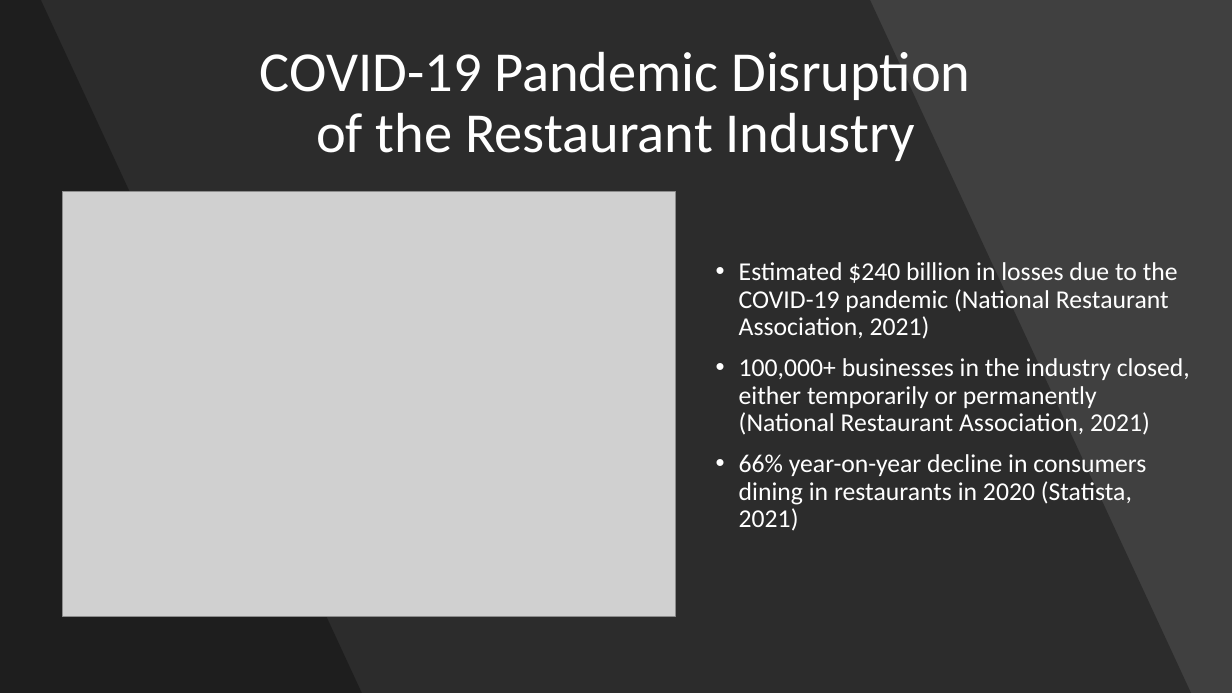
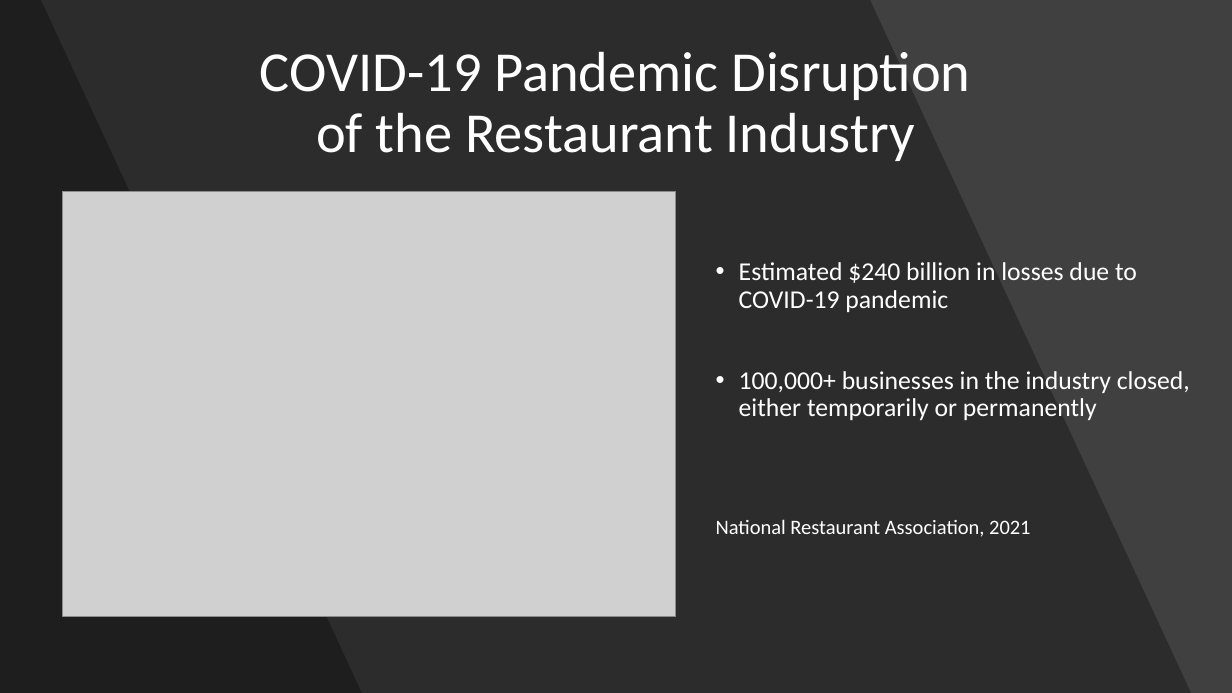
Before and after one commit to faymatt99/opentable_scraping_analysis, a slide deck: slide 2 of opentable_analysis_presentation.pptx. Drawn at 1232x693 pixels with LibreOffice and Linux fonts; fonts in the diff are those of the drawing; grey boxes stand for pictures. Boxes give left, top, right and bottom in pixels: in the first picture for what was removed or moved away, otherwise in the second. Text is boxed around its words. In the diff, an @@ line names an element or a change of style, - is before the commit and + after.

```diff
--- a/opentable_analysis_presentation.pptx
+++ b/opentable_analysis_presentation.pptx
@@ text at (x1=716, y1=262, x2=1190, y2=537): text changed @@
-• Estimated $240 billion in losses due to the COVID-19 pandemic (National Restaurant Association, 2021)
-• 100,000+ businesses in the industry closed, either temporarily or permanently (National Restaurant Association, 2021)
-• 66% year-on-year decline in consumers dining in restaurants in 2020 (Statista, 2021)
+• Estimated $240 billion in losses due to COVID-19 pandemic
+• 100,000+ businesses in the industry closed, either temporarily or permanently
+National Restaurant Association, 2021
```
Also in this commit, not shown: 15 other slides changed, 2 slides added, 2 slides removed, 2 other files.
